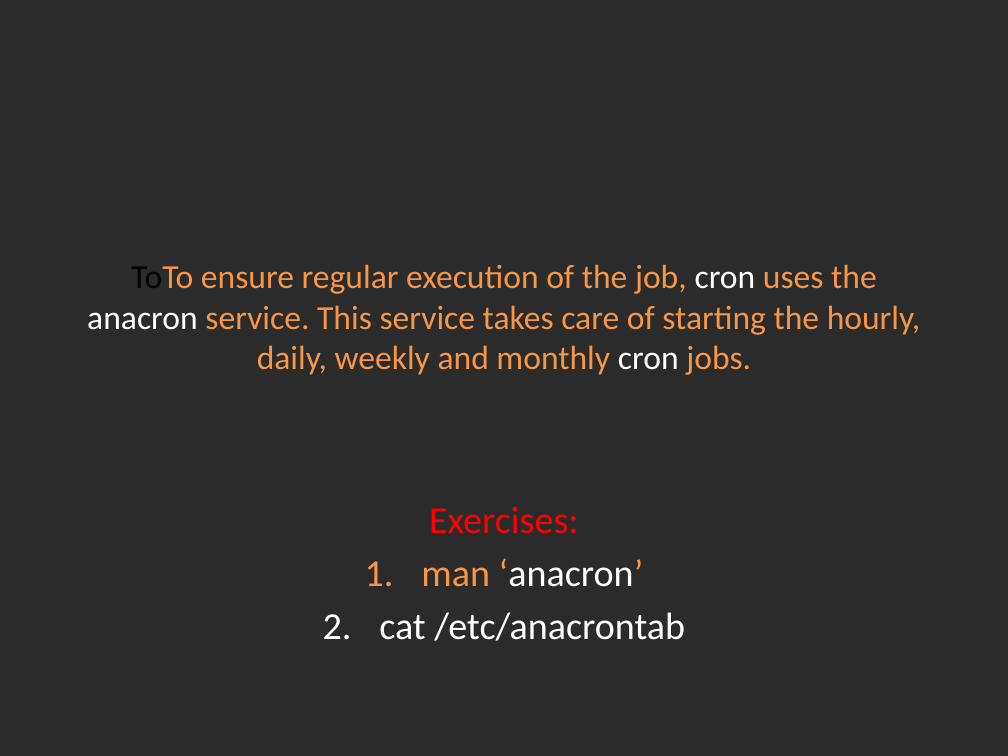
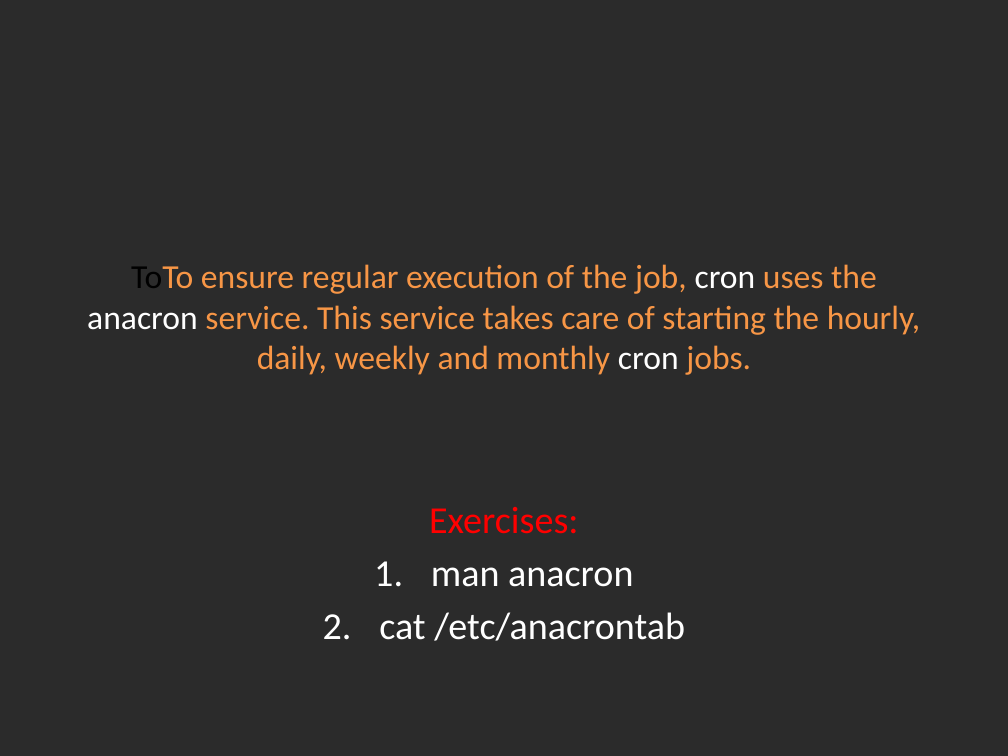
Before and after one commit to Academy-Soft-Intellect/Linux-Course, a slide deck: slide 8 of 09.Softwaremagement_And_Cron/09-SoftwareManagementAndCron.pptx. Drawn at 1008x756 pixels with LibreOffice and Linux fonts; fonts in the diff are those of the drawing; background and template pictures are left out; a plain dark background stands for a picture behind light text. Boxes give left, top, right and bottom in pixels: in the first picture for what was removed or moved away, otherwise in the second. Text is boxed around its words. In the diff, an @@ line names an element or a change of style, - is before the commit and + after.

```diff
--- a/09.Softwaremagement_And_Cron/09-SoftwareManagementAndCron.pptx
+++ b/09.Softwaremagement_And_Cron/09-SoftwareManagementAndCron.pptx
@@ subtitle at (431, 567, 633, 587): text changed @@
-1. man ‘anacron’
+1. man anacron
```
Also in this commit, not shown: 1 other slide changed.
